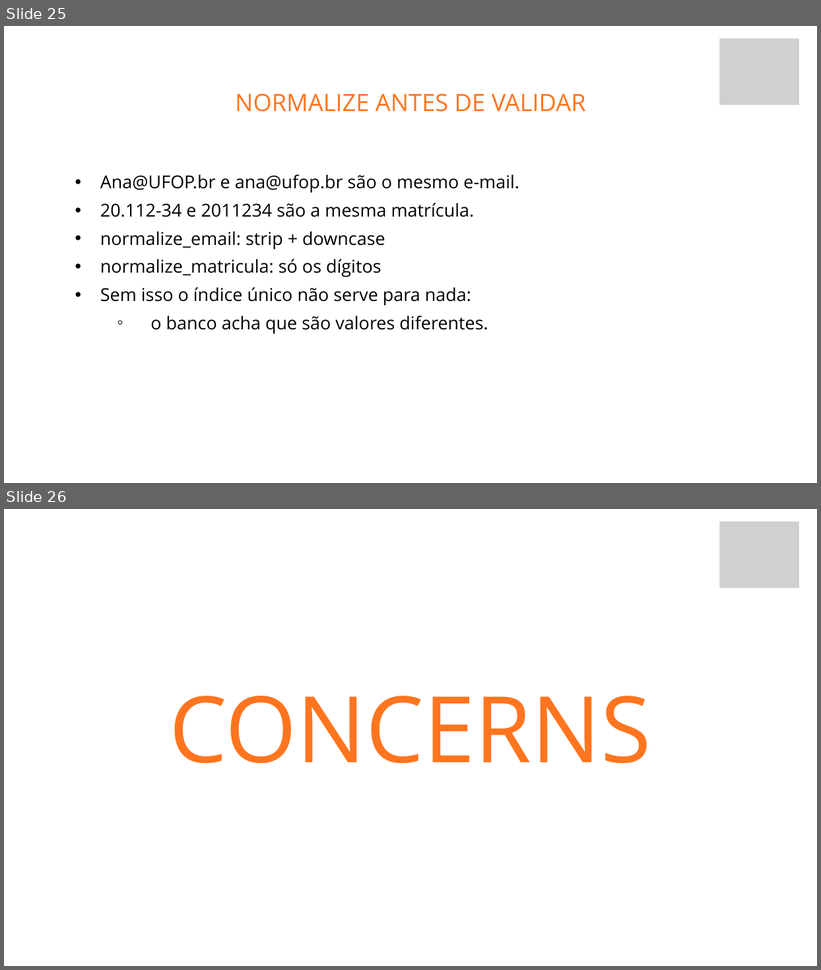
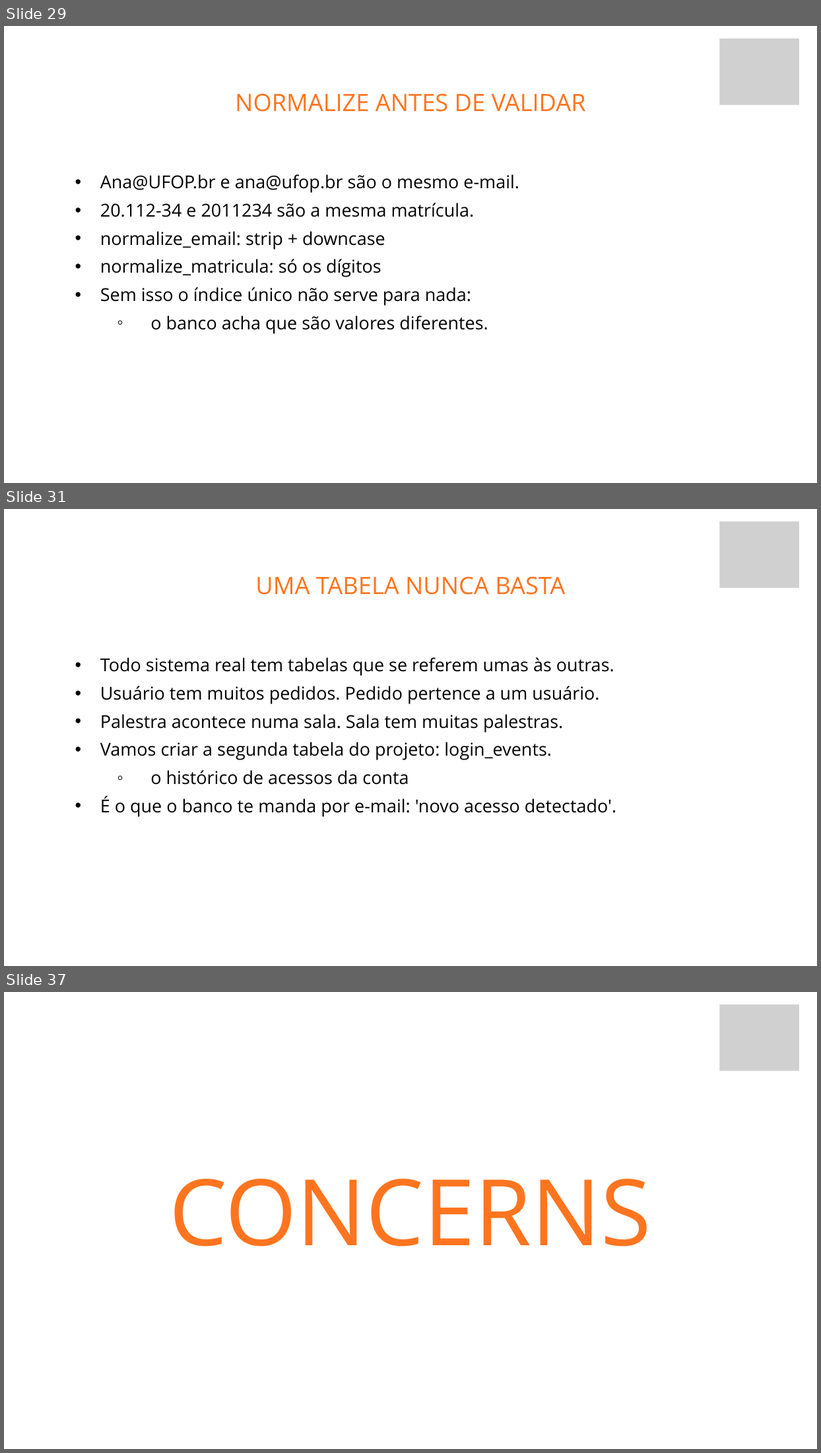
Before and after one commit to fabriciosiqueira08/capacitacao-gabarito, a slide deck: slides/build/aula-02-banco-de-dados-e-activerecord.pptx. Shown one above the other, each under a label of ours: slides 25 and 26 before the commit, slides 29, 31 and 37 after it; the slides between them are not shown. The pictures are 821x970 and 821x1453 pixels, drawn with LibreOffice and Linux fonts; fonts in the diff are those of the drawing; grey boxes stand for pictures; background and template pictures are left out. Boxes give left, top, right and bottom in pixels: in the first picture for what was removed or moved away, otherwise in the second. Text is boxed around its words. In the diff, an @@ line names an element or a change of style, - is before the commit and + after.

```diff
--- a/slides/build/aula-02-banco-de-dados-e-activerecord.pptx
+++ b/slides/build/aula-02-banco-de-dados-e-activerecord.pptx
@@ slide 31 added at (4, 509, 817, 966), background picture (left out) @@
@@ picture added at (719, 522, 799, 588) @@
@@ text added at (255, 576, 565, 595), 42.4 pt, text #FF751F @@
+UMA TABELA NUNCA BASTA
@@ text added at (100, 657, 616, 817), 31.6 pt, text #000000 @@
+  • Todo sistema real tem tabelas que se referem umas às outras.
+  • Usuário tem muitos pedidos. Pedido pertence a um usuário.
+  • Palestra acontece numa sala. Sala tem muitas palestras.
+  • Vamos criar a segunda tabela do projeto: login_events.
+    ◦ o histórico de acessos da conta
+  • É o que o banco te manda por e-mail: 'novo acesso detectado'.
@@ what was slide 25 is now slide 29 @@
@@ what was slide 26 is now slide 37 @@
```
Also in this commit, not shown: 10 other slides added, 25 other files.
